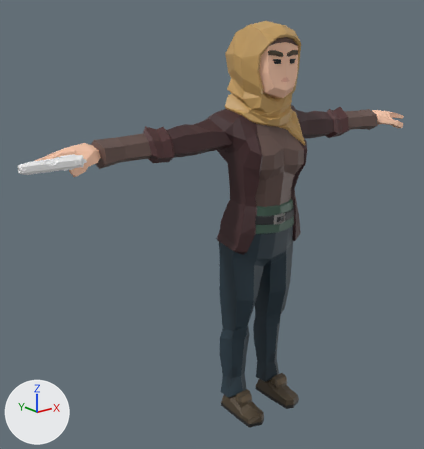
One commit to the FBX model BBC/Assets/SM_Chr_Civilian_Female_01.fbx: the scene before it, then after it.
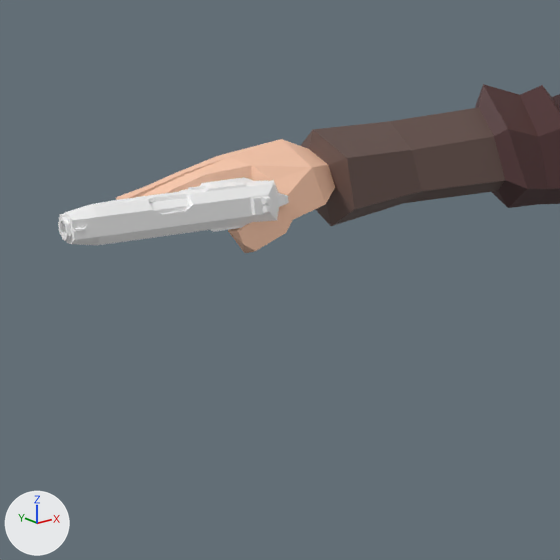
Each version appears first whole from a camera (50 mm lens) standing at (-1.779, -1.865, 1.739) and looking at (-0.179, 0.134, 0.939), and next in a close-up on the part from 0% to 40% of the width and 22% to 60% of the height. Lighting does not change. The marker at lower left points along +X, +Y and +Z. Where no turn or scale is listed for an object, it has been applied to the vertices.

The first close-up shows 'SM_Chr_Civilian_Female_01_1', 'SM_Wep_Pistol_Small_01', 'SM_Wep_Pistol_Small_Slide_01'.
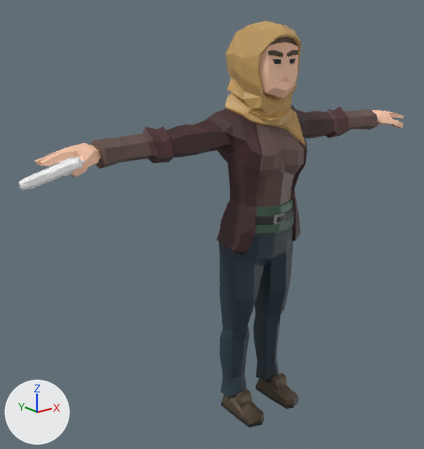
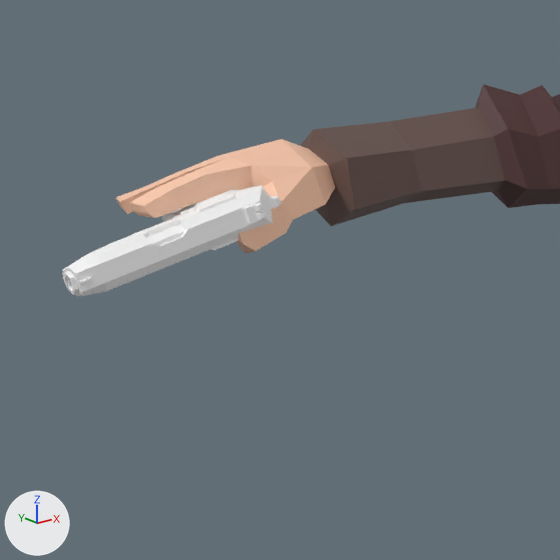
The change, as a diff of the scene's bpy script:
```diff
--- a/BBC/Assets/SM_Chr_Civilian_Female_01.fbx.py
+++ b/BBC/Assets/SM_Chr_Civilian_Female_01.fbx.py
@@ ob_sm_wep_pistol_small_01 @@
 ob_sm_wep_pistol_small_01 = bpy.data.objects.new('SM_Wep_Pistol_Small_01', me_scene)
-ob_sm_wep_pistol_small_01.location = (-0.927, 0.001, 1.345)
-ob_sm_wep_pistol_small_01.rotation_euler = (1.571, 1.506, -1.578)  # degrees (90, 86, -90)
+ob_sm_wep_pistol_small_01.location = (-0.934, 0.001, 1.329)
+ob_sm_wep_pistol_small_01.rotation_euler = (2.532, 1.301, -0.592)  # degrees (145, 75, -34)
 ob_sm_wep_pistol_small_01.scale = (0.01, 0.01, 0.01)
```

What differs and where, as boxes (x1, y1, x2, y2) in the close-ups (560 x 560 px):
'SM_Wep_Pistol_Small_Slide_01', moved, turned: before (59, 180, 289, 245); after (62, 185, 281, 296)
'SM_Wep_Pistol_Small_01', moved, turned: before (58, 177, 263, 241); after (63, 186, 257, 295)
